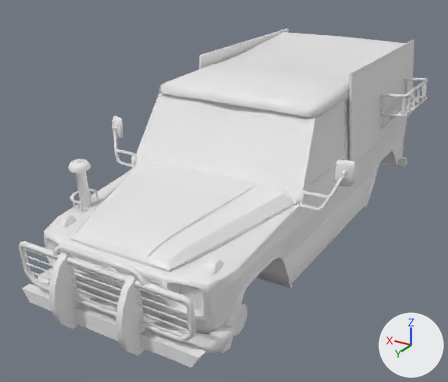
The FBX model Contents/mods/IFAV/media/models_X/vehicles/Vehicle_IFAV.fbx: old version first, new version second.
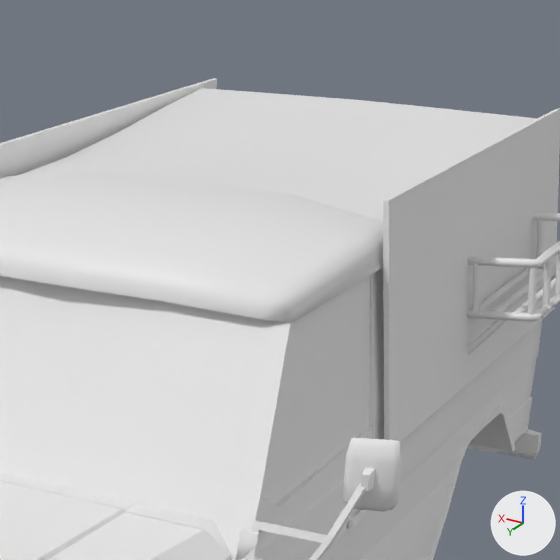
There are two pictures of each version: one whole from a 50 mm camera at (-0.0383, 0.0734, 0.0427) aimed at (0.003, 0.0045, 0.0082), one close up on the part from 47% to 92% of the width and 0% to 54% of the height. Lighting does not change. The marker at lower right points along +X, +Y and +Z. Where no turn or scale is listed for an object, it has been applied to the vertices.

In view in the first close-up: 'DoorFrontLeft_obj', 'RearSheet', 'SoftTop', 'SoftTop2', 'WindowFrontLeft_obj', 'WindshieldChassis', 'Windshield_obj', 'body_mesh'.
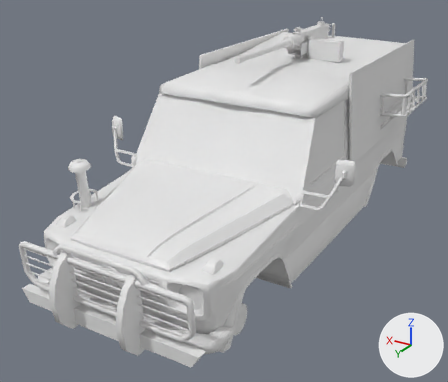
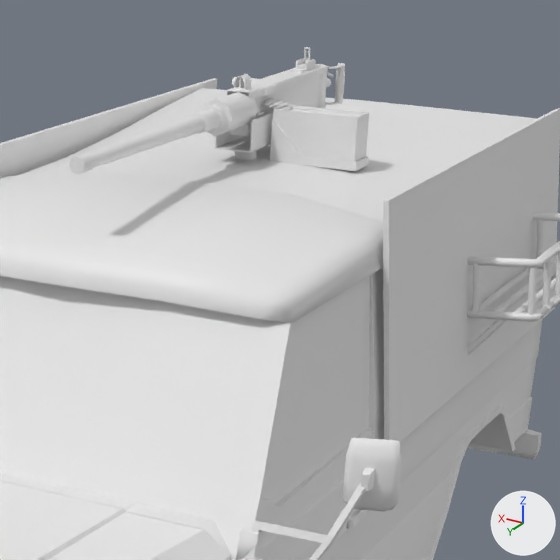
Location of each change, [x1, y1, x2, y2] in pixels of the close-ups (560 x 560 px):
'M2HB', added
    after: [69, 47, 369, 175]
'Mount', added
    after: [234, 151, 257, 160]

What changed in the scene script:
```text
Add me_cylinder:
    me_cylinder.from_pydata(...)  # 126 vertices, 101 faces; spans x -0.0011..0.0011, y -0.0012..0.0062, z -0.0049..0.0133
Add me_cube_028:
    me_cube_028.from_pydata(...)  # 1344 vertices, 1166 faces; spans x -0.0064..0.0028, y -0.0097..0.0201, z -0.0048..0.0025
Add ob_mount:
    ob_mount = bpy.data.objects.new('Mount', me_cylinder)
    ob_mount.location = (0.00009, -0.01772, 0.01172)
Add ob_m2hb:
    ob_m2hb = bpy.data.objects.new('M2HB', me_cube_028)
    ob_m2hb.location = (0.00013, -0.01395, 0.02684)
```
